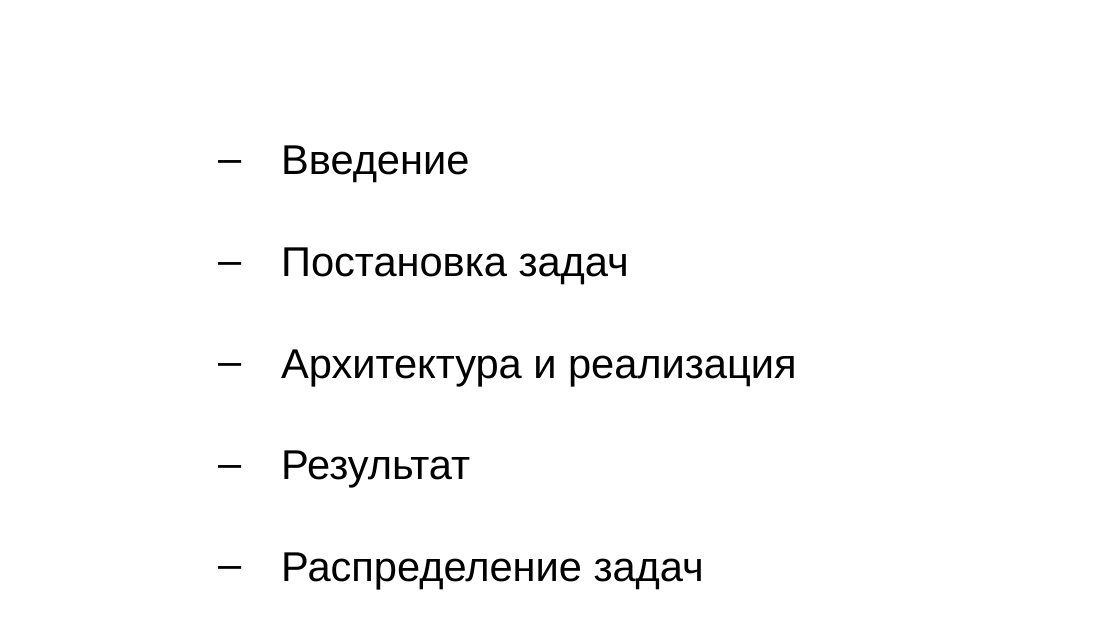
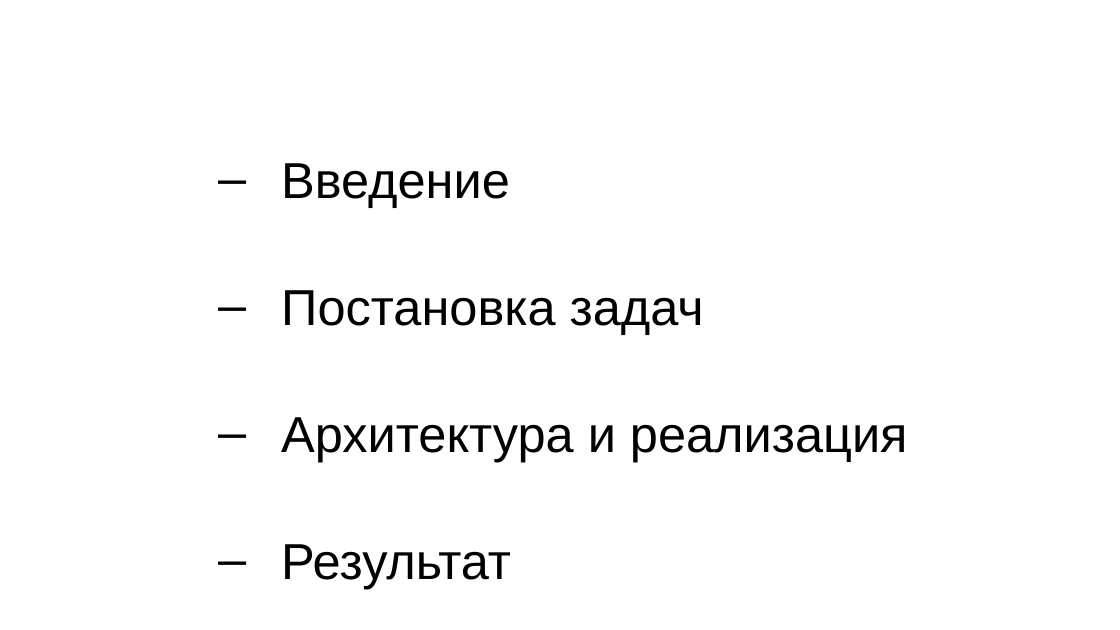
Before and after one commit to Lizurt/Muzkat, a slide deck: slide 2 of docs/ppt.pptx. Drawn at 1120x630 pixels with LibreOffice and Linux fonts; fonts in the diff are those of the drawing; background and template pictures are left out. Boxes give left, top, right and bottom in pixels: in the first picture for what was removed or moved away, otherwise in the second. Text is boxed around its words. In the diff, an @@ line names an element or a change of style, - is before the commit and + after.

```diff
--- a/docs/ppt.pptx
+++ b/docs/ppt.pptx
@@ text "Введение" at [281, 163, 908, 589]: size 35.7 to 43.4 pt; line spacing 1.8 to 1.9 @@
@@ text at [281, 552, 704, 589]: paragraph removed @@
-‒ Распределение задач
```
Also in this commit, not shown: 8 other slides changed, 1 slide added, 1 slide removed.
